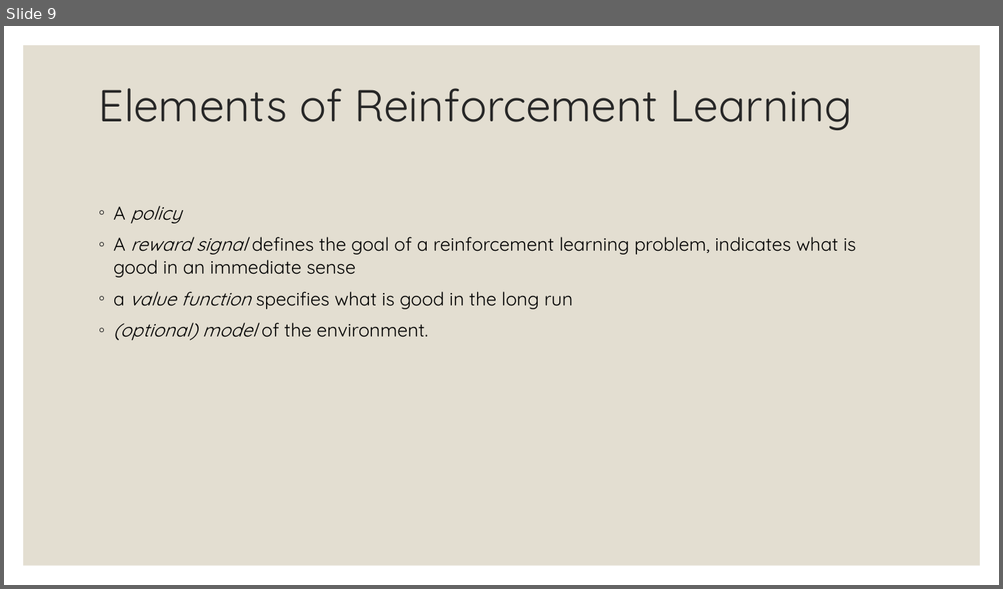
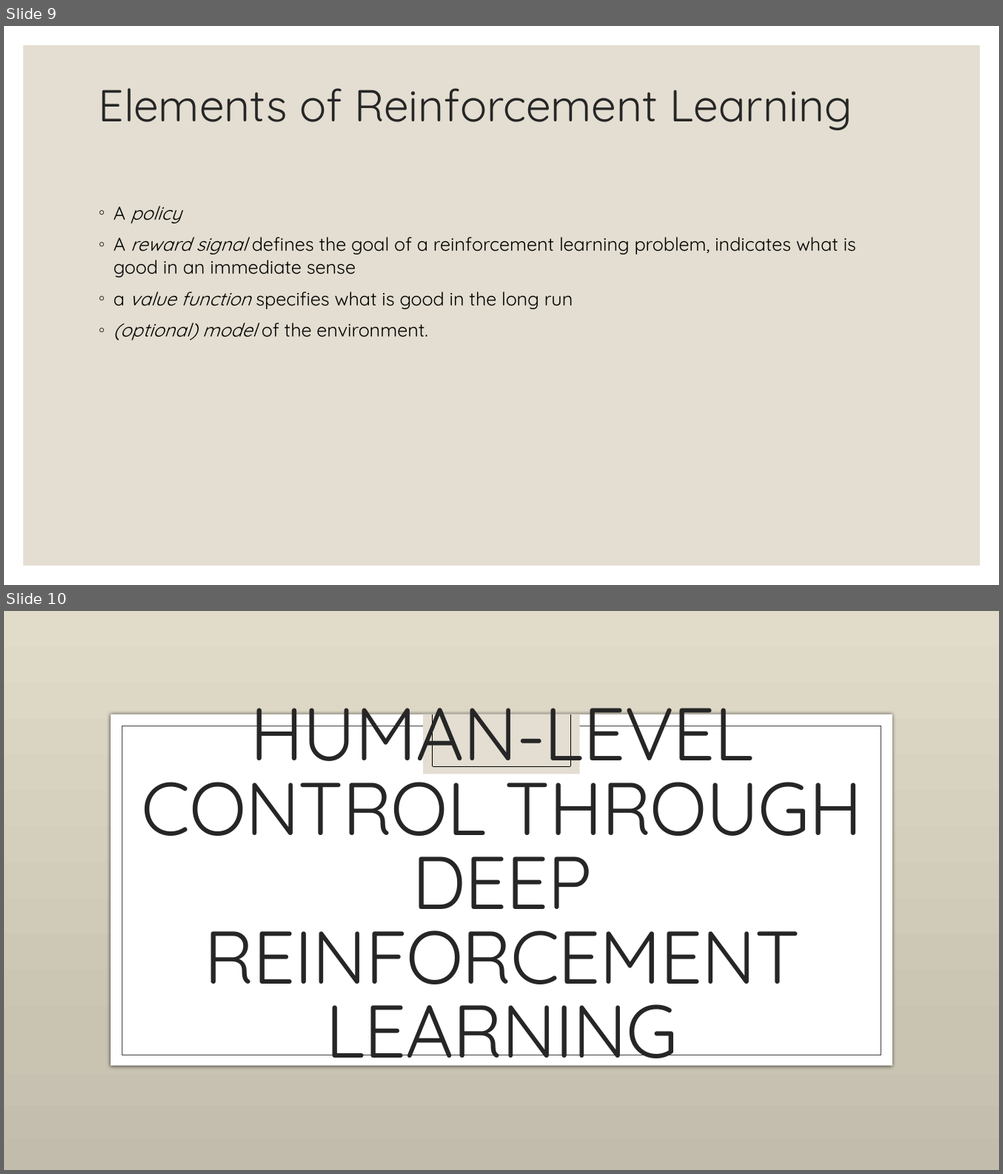
Before and after one commit to Boty22/Global-AI-Bootcamp-DRL, a slide deck: From RL to DRL.pptx. Shown one above the other, each under a label of ours: slide 9 before the commit, slides 9 and 10 after it. The pictures are 1003x589 and 1003x1174 pixels, drawn with LibreOffice and Linux fonts; fonts in the diff are those of the drawing; background and template pictures are left out. Boxes give left, top, right and bottom in pixels: in the first picture for what was removed or moved away, otherwise in the second. Text is boxed around its words. In the diff, an @@ line names an element or a change of style, - is before the commit and + after.

```diff
--- a/From RL to DRL.pptx
+++ b/From RL to DRL.pptx
@@ slide 10 added at [4, 611, 999, 1170], background picture (left out) @@
@@ rectangle added at [111, 715, 892, 1066], fill #FFFFFF @@
@@ title added at [142, 708, 862, 1077], 72 pt, text #262626 @@
+HUMAN-LEVEL CONTROL THROUGH DEEP REINFORCEMENT LEARNING
@@ rectangle added at [424, 715, 580, 775], fill #E3DED1 @@
@@ line added from (432, 715) to (432, 767), #000000 0.5 pt @@
@@ line added from (570, 715) to (570, 767), #000000 0.5 pt @@
@@ rectangle added at [122, 726, 881, 1055], outline #404040 0.5 pt @@
@@ line added from (432, 767) to (570, 767), #000000 0.5 pt @@
```
Also in this commit, not shown: 5 other slides added.
